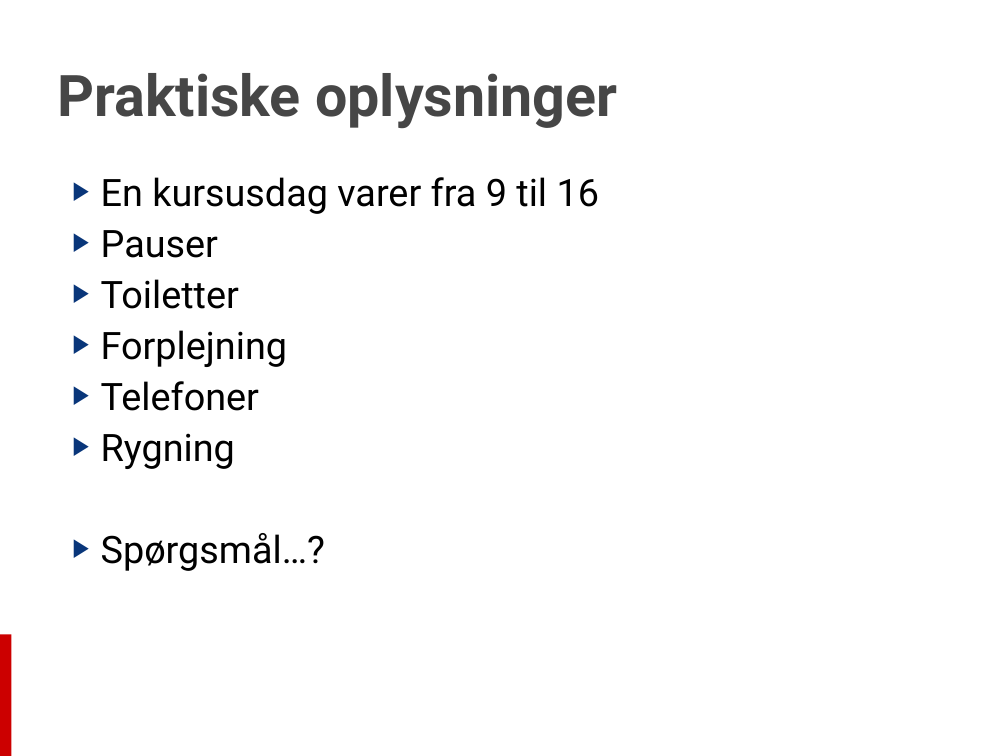
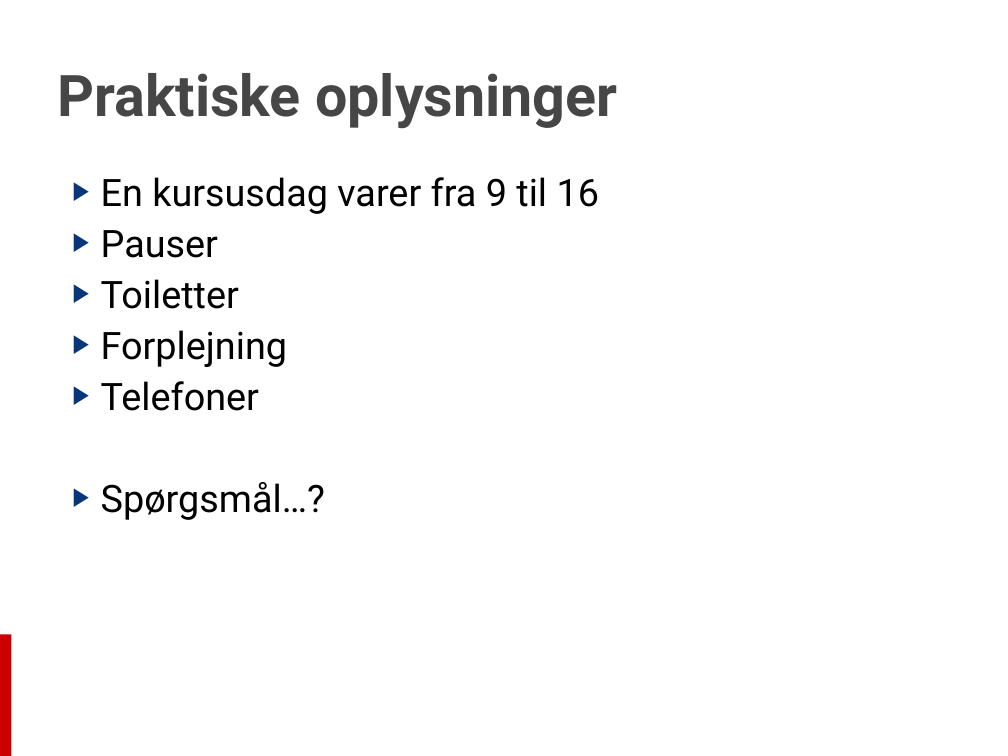
Before and after one commit to martinesmann/cs-70-483, a slide deck: slide 10 of Modules/Module 00 - Introduction/00 - Introduction.pptx. Drawn at 1008x756 pixels with LibreOffice and Linux fonts; fonts in the diff are those of the drawing; background and template pictures are left out. Boxes give left, top, right and bottom in pixels: in the first picture for what was removed or moved away, otherwise in the second. Text is boxed around its words. In the diff, an @@ line names an element or a change of style, - is before the commit and + after.

```diff
--- a/Modules/Module 00 - Introduction/00 - Introduction.pptx
+++ b/Modules/Module 00 - Introduction/00 - Introduction.pptx
@@ text at (x1=101, y1=433, x2=235, y2=469): paragraph removed @@
-▶ Rygning
```
Also in this commit, not shown: 3 other slides changed, 1 slide removed, 5 other files.
